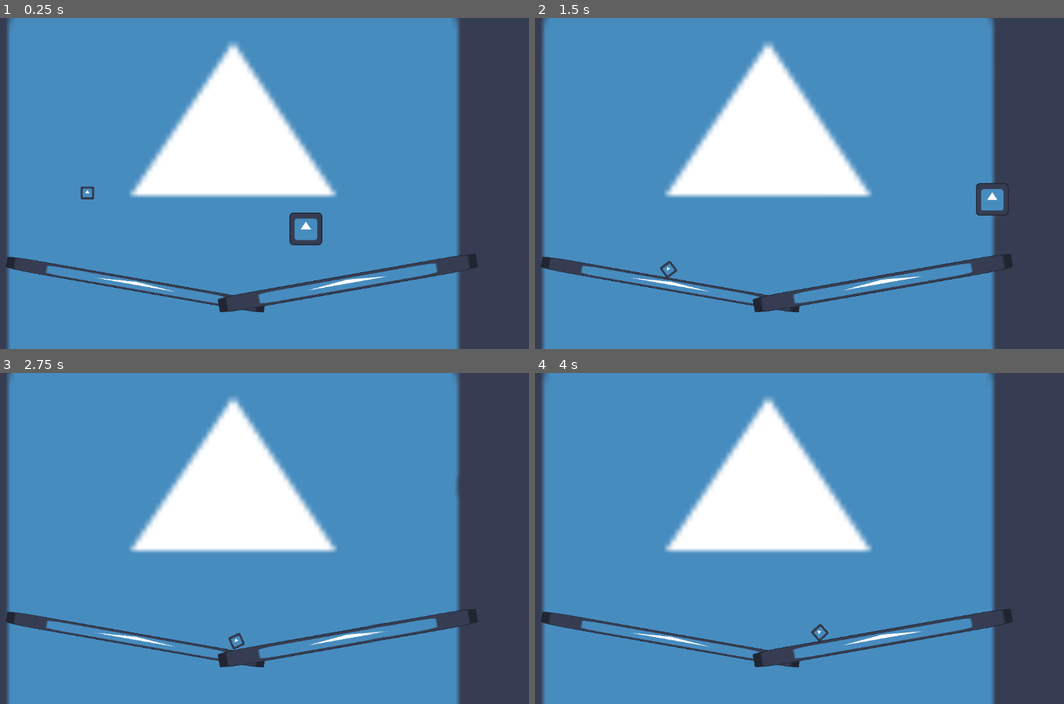
Above: before the commit, frames 1-4 (two rows, left to right).
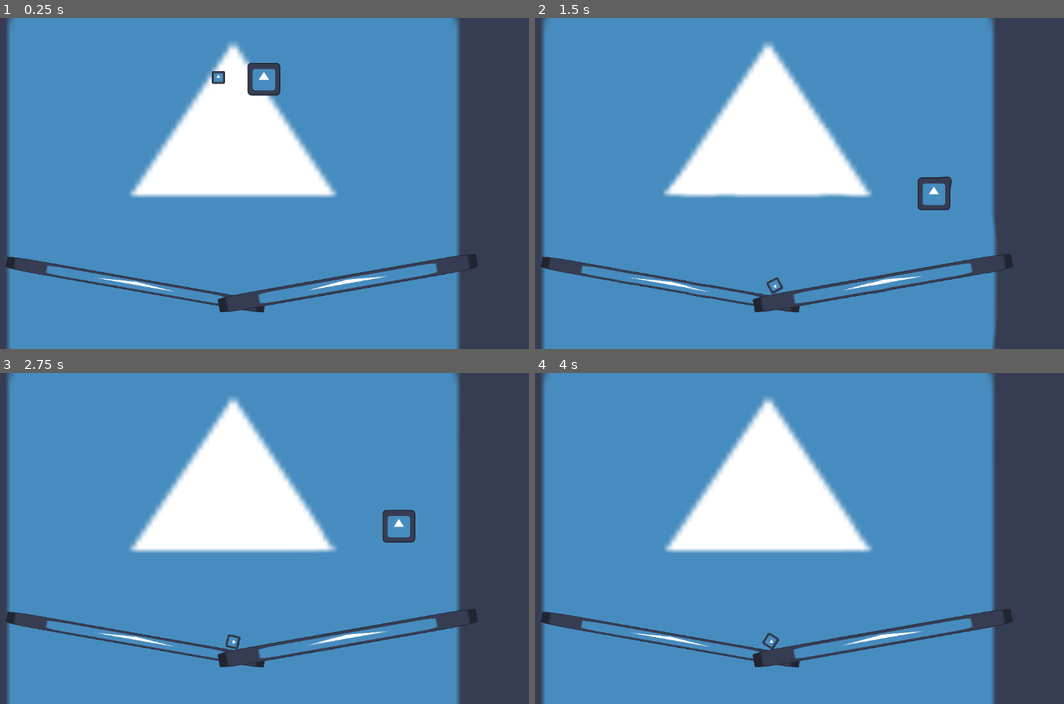
Above: after the commit, the same moments.

Repository: BeMain/metroidvania
Game: Godot game, scene res://world.tscn
The game is run twice, just before and just after one commit, with the same random seed, the same clock (stepped at 60 frames per second) and the same inputs. The engine's default icon, where the game draws it, is replaced by a stand-in: a white triangle on a blue panel in a dark square.
Inputs:
- Up to frame 1 (0.25 s): no input
- Up to frame 2 (1.5 s): tap Enter (ui_accept) at 0.5 s; hold Ctrl (run) 0.53-1.28 s; hold Right (right) from 0.53 s (still down); tap Up (jump) at 0.77, 1.07 s; tap Shift (sneak) at 0.8, 1.35 s
- Up to frame 3 (2.75 s): tap Up (jump) at 1.52, 1.82, 2.3 s; tap Enter (ui_accept) at 1.55, 2.1 s; release Right (right) at 2.03 s; hold Left (left) from 2.03 s (still down)
- Up to frame 4 (4 s): release Left (left) at 2.78 s; hold Right (right) from 2.78 s (still down); tap Up (jump) at 2.85, 3.02, 3.32, 3.77 s; tap Ctrl (run) at 3.05 s; hold Ctrl (run) from 3.53 s (still down); tap Shift (sneak) at 3.8 s

The runs differ from the first frame. In frame 1, 1.0% of the frame differs, in the area x 15-61%, y 13-69%; in frame 2, 1.4%, in the area x 15-90%, y 47-97%; in frame 3, 0.6%; in frame 4, 0.2%.

Commit message:
Cleanup scripts

Diff:
--- a/audible_object.gd
+++ b/audible_object.gd
@@ -17,8 +17,8 @@
 func _integrate_forces(state):
 	# Generate sound ripples on collisions
 	for i in state.get_contact_count():
-		var force: float = (prev_frame_linear_velocity.length() - linear_velocity.length()) * velocity_to_force_ratio
-		if abs(force) > generate_ripple_threshold and ripple_timer.time_left == 0:
+		var force: float = abs((prev_frame_linear_velocity - linear_velocity).length()) * velocity_to_force_ratio
+		if force > generate_ripple_threshold and ripple_timer.time_left == 0:
 			SoundRipples.add_ripple(state.get_contact_collider_position(i), 1.0, 512.0, force)
 			ripple_timer.start()
 
--- a/player.gd
+++ b/player.gd
@@ -1,12 +1,12 @@
 extends CharacterBody2D
 
 @export_category("Movement")
-@export var ACCELERATION: int = 50
-@export var WALK_SPEED: int = 250
-@export var SNEAK_MOD: float = 0.6
-@export var RUN_MOD: float = 1.5
+@export var acceleration: int = 50
+@export var walk_speed: int = 250
+@export var sneak_mod: float = 0.6
+@export var run_mod: float = 1.5
 
-@export var JUMP_SPEED: int = 500
+@export var jump_speed: int = 500
 
 @export_category("Ripples")
 ## The change in velocity during the collision is multiplied by this to determine the force of the sound ripple generated.
@@ -21,27 +21,6 @@
 
 # Get the gravity from the project settings so you can sync with rigid body nodes.
 var gravity = ProjectSettings.get_setting("physics/2d/default_gravity")
-
-func get_input():
-	# Handle jump
-	if Input.is_action_just_pressed("jump") and is_on_floor():
-		velocity.y = -JUMP_SPEED
-
-	# DEBUG: Ripples
-	if Input.is_action_just_pressed("ui_accept"):
-		SoundRipples.add_ripple(position)
-
-	# Handle left/right movement
-	var direction = Input.get_axis("left", "right")
-	var target_speed = direction * WALK_SPEED
-
-	if Input.is_action_pressed("run"):
-		target_speed *= RUN_MOD
-
-	if Input.is_action_pressed("sneak"):
-		target_speed *= SNEAK_MOD
-
-	velocity.x = velocity.move_toward(Vector2(target_speed, 0), ACCELERATION).x
 
 
 func _physics_process(delta):
@@ -58,10 +37,32 @@
 	generate_ripples_on_collision(velocity_before_move)
 
 
+func get_input():
+	# Handle jump
+	if Input.is_action_just_pressed("jump") and is_on_floor():
+		velocity.y = -jump_speed
+
+	# DEBUG: Ripples
+	if Input.is_action_just_pressed("ui_accept"):
+		SoundRipples.add_ripple(position)
+
+	# Handle left/right movement
+	var direction = Input.get_axis("left", "right")
+	var target_speed = direction * walk_speed
+
+	if Input.is_action_pressed("run"):
+		target_speed *= run_mod
+
+	if Input.is_action_pressed("sneak"):
+		target_speed *= sneak_mod
+
+	velocity.x = velocity.move_toward(Vector2(target_speed, 0), acceleration).x
+
+## Generate sound ripples on collisions
 func generate_ripples_on_collision(velocity_before_move: Vector2):
 	for i in get_slide_collision_count():
 		var collision = get_slide_collision(i)
-		var force = (velocity_before_move.length() - velocity.length()) * velocity_to_force_ratio
-		if abs(force) > generate_ripple_threshold and ripple_timer.time_left == 0:
+		var force = abs((velocity_before_move - velocity).length()) * velocity_to_force_ratio
+		if force > generate_ripple_threshold and ripple_timer.time_left == 0:
 			SoundRipples.add_ripple(collision.get_position(), 1.0, 512.0, force)
 			ripple_timer.start()
--- a/world.tscn
+++ b/world.tscn
@@ -47,7 +47,7 @@
 metadata/_edit_lock_ = true
 
 [node name="Rock" parent="." instance=ExtResource("3_4ye5s")]
-position = Vector2(289, 314)
+position = Vector2(545, 88)
 
 [node name="Player" parent="." instance=ExtResource("2_f4qc2")]
-position = Vector2(716, 380)
+position = Vector2(634, 87)
